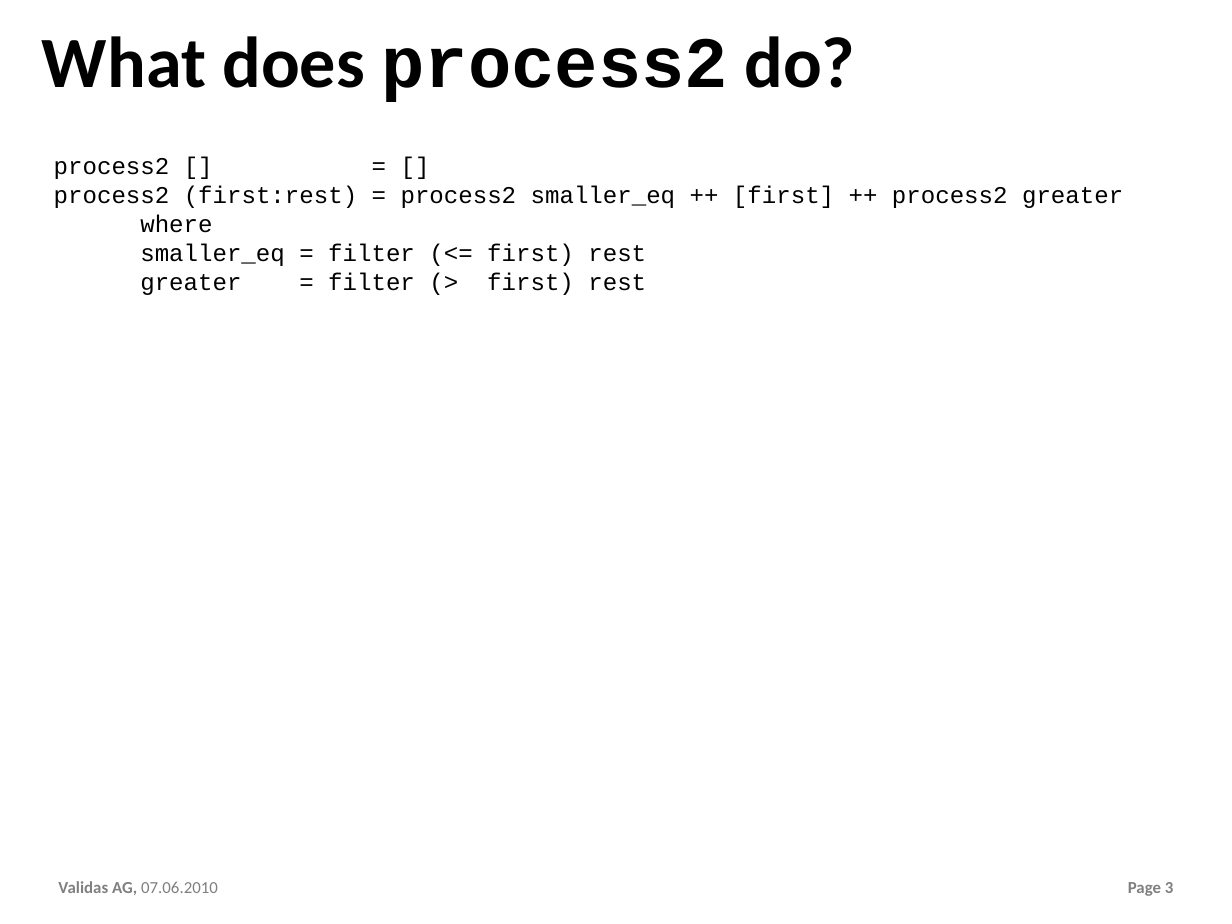
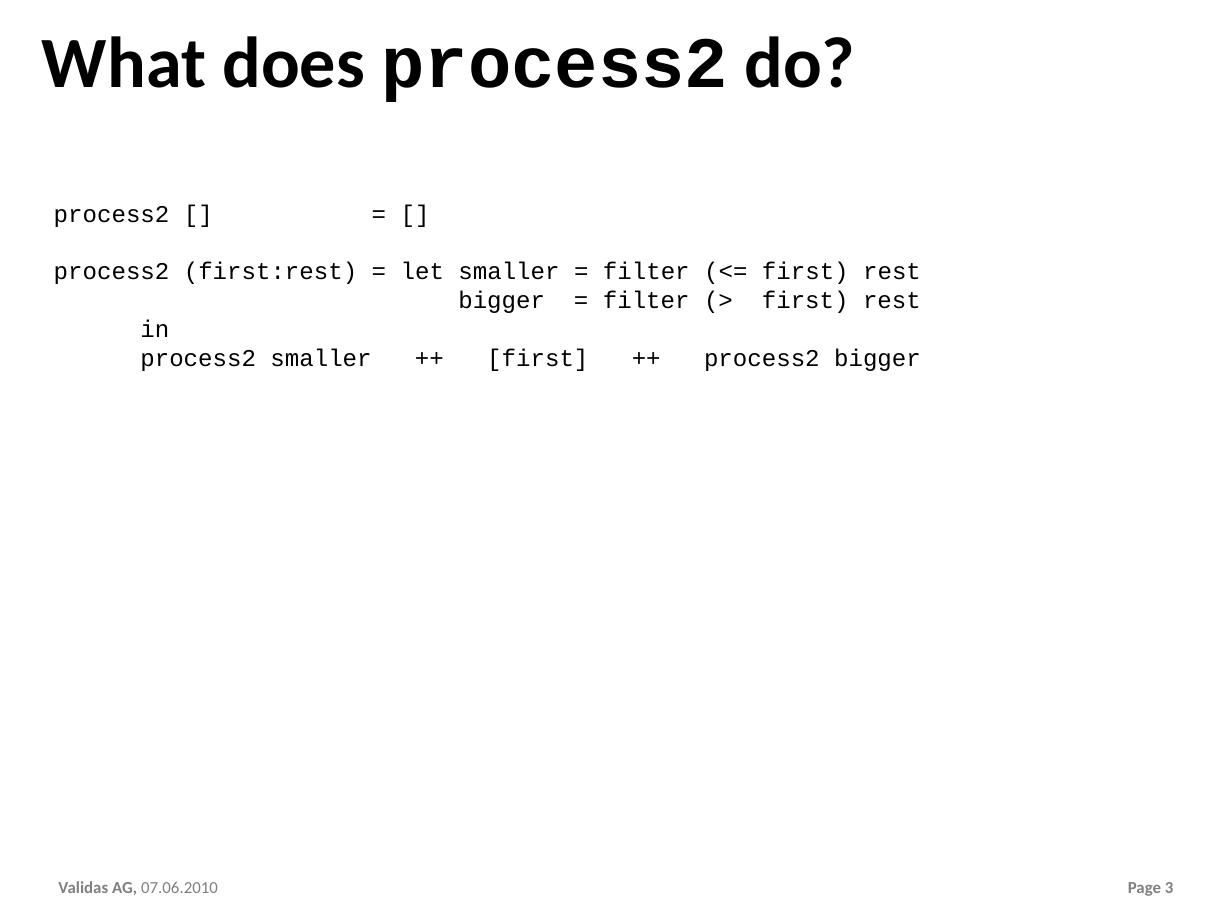
Before and after one commit to theoremprover/chess, a slide deck: slide 3 of ppt/Chess200.pptx. Drawn at 1232x924 pixels with LibreOffice and Linux fonts; fonts in the diff are those of the drawing; background and template pictures are left out. Boxes give left, top, right and bottom in pixels: in the first picture for what was removed or moved away, otherwise in the second. Text is boxed around its words. In the diff, an @@ line names an element or a change of style, - is before the commit and + after.

```diff
--- a/ppt/Chess200.pptx
+++ b/ppt/Chess200.pptx
@@ text "process2 [] = []": place and size @@
-text "process2 [] = []" at (54,158,1123,295)
+text "process2 [] = []" at (54,206,921,371)
@@ text at (54,262,921,371): text changed @@
-process2 (first:rest) = process2 smaller_eq ++ [first] ++ process2 greater
-where
-smaller_eq = filter (<= first) rest
-greater = filter (> first) rest
+process2 (first:rest) = let smaller = filter (<= first) rest
+bigger = filter (> first) rest
+in
+process2 smaller ++ [first] ++ process2 bigger
```
Also in this commit, not shown: 5 other slides changed, 1 slide added, 1 slide removed, 6 other files.
